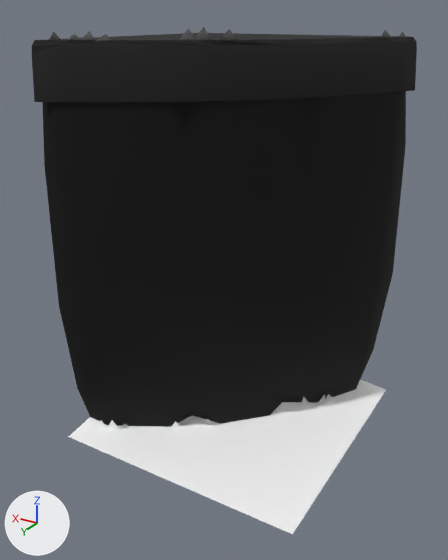
Before and after pictures for a commit that changed the glTF model web/public/assets/acnh/cliff/2-b-0.glb.
Before and after are seen from a 50 mm lens placed at (-11.06, 19.49, 0.79), pointed at (0.19, 0.74, -8.59). Every picture has the same lights, and +X, +Y and +Z are marked at lower left. The first picture is the older version. Where no turn or scale is listed for an object, it has been applied to the vertices. Vertices at exactly the same position are counted once.

Script lines for the objects in view, before the commit:
```python
mat_mprocgrass = bpy.data.materials.new('mProcGrass')
mat_mprocgrass.use_nodes = True; mat_mprocgrass.node_tree.nodes.clear()
_N = mat_mprocgrass.node_tree.nodes; _L = mat_mprocgrass.node_tree.links
n0 = _N.new('ShaderNodeBsdfPrincipled'); n0.name = 'Principled BSDF'
n0.inputs[2].default_value = 0.9  # 'Roughness'
n1 = _N.new('ShaderNodeOutputMaterial'); n1.name = 'Material Output'
n2 = _N.new('ShaderNodeVertexColor'); n2.name = 'Color Attribute'
_L.new(n0.outputs[0], n1.inputs[0])  # 'BSDF' to 'Surface'
_L.new(n2.outputs[0], n0.inputs[0])  # 'Color' to 'Base Color'
me_grassop_1__mgrasscliffxlu_mesh = bpy.data.meshes.new('GrassOP_1__mGrassCliffXlu-mesh')
me_grassop_1__mgrasscliffxlu_mesh.from_pydata(...)  # 40 vertices, 48 faces; spans x -4.73..5.0, y -5.0..4.73, z -1.88..0.0
me_grassop_1__mgrasscliffxlu_mesh.materials.append(mat_mgrasscliffxlu)
me_grasst__mgrass_mesh = bpy.data.meshes.new('GrassT__mGrass-mesh')
me_grasst__mgrass_mesh.from_pydata(...)  # 41 vertices, 58 faces; spans x -4.61..5.0, y -5.0..4.61, z -0.39..0.0
me_grasst__mgrass_mesh.materials.append(mat_mgrass_001)
me_pgrassba__mprocgrass_mesh = bpy.data.meshes.new('PGrassBA__mProcGrass-mesh')
me_pgrassba__mprocgrass_mesh.from_pydata(...)  # 54 vertices, 18 faces; spans x -4.3..4.8, y -4.7..4.0, z -15.0..0.4
me_pgrassba__mprocgrass_mesh.materials.append(mat_mprocgrass)
ob_grassop_1__mgrasscliffxlu = bpy.data.objects.new('GrassOP_1__mGrassCliffXlu', me_grassop_1__mgrasscliffxlu_mesh)
ob_grassop_1__mgrasscliffxlu.location = (0.0, 0.0, 0.0)
ob_grasst__mgrass = bpy.data.objects.new('GrassT__mGrass', me_grasst__mgrass_mesh)
ob_grasst__mgrass.location = (0.0, 0.0, 0.0)
ob_pgrassba__mprocgrass = bpy.data.objects.new('PGrassBA__mProcGrass', me_pgrassba__mprocgrass_mesh)
ob_pgrassba__mprocgrass.location = (0.0, 0.0, 0.0)
# also in view: 'CliffThin__mCliff' at (0.16, -0.16, -7.67); 'GrassB_1__mGrass' at (0.0, 0.0, -14.84)
```
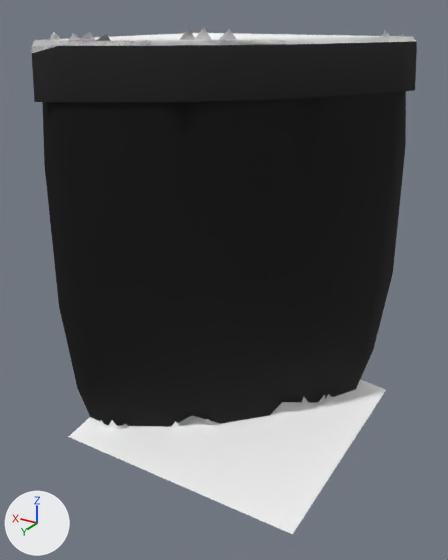
Pixel boxes [x1, y1, x2, y2] of what changed, in the pictures (448 x 560 px):
```json
{"object": "GrassT__mGrass", "change": "recoloured", "before": [32, 33, 416, 53], "after": [32, 33, 416, 53], "on screen": "lighter"}
{"object": "PGrassBA__mProcGrass", "change": "recoloured", "before": [49, 27, 405, 41], "after": [49, 27, 405, 41]}
```

Edits to the scene script, one JSON object a line:
```json
{"block": "mat_mprocgrass", "where": "n0 = _N.new('ShaderNodeBsdfPrincipled'); n0.name = 'Principled BSDF'"}
{"op": "add", "block": "mat_mprocgrass", "code": "n0.inputs[0].default_value = (1.0, 1.0, 1.0, 1.0)  # 'Base Color', white #ffffff"}
{"op": "remove", "block": "mat_mprocgrass", "code": "n2 = _N.new('ShaderNodeVertexColor'); n2.name = 'Color Attribute'"}
{"op": "remove", "block": "mat_mprocgrass", "code": "_L.new(n2.outputs[0], n0.inputs[0])  # 'Color' to 'Base Color'"}
{"block": "me_grasst__mgrass_mesh", "where": "me_grasst__mgrass_mesh.from_pydata(...)  # 41 vertices, 58 faces; spans x -4.61..5.0, y -5.0..4.61, z -0.39..0.0"}
{"op": "remove", "block": "me_grasst__mgrass_mesh", "code": "me_grasst__mgrass_mesh.materials.append(mat_mgrass_001)"}
{"op": "add", "block": "me_grasst__mgrass_mesh", "code": "me_grasst__mgrass_mesh.materials.append(mat_mgrass)  # white #ffffff"}
{"block": "me_pgrassba__mprocgrass_mesh", "where": "me_pgrassba__mprocgrass_mesh.from_pydata(...)  # 54 vertices, 18 faces; spans x -4.3..4.8, y -4.7..4.0, z -15.0..0.4"}
{"block": "me_pgrassba__mprocgrass_mesh", "where": "# used by ob_pgrassba__mprocgrass; location = (0.0, 0.0, 0.0)"}
{"block": "me_pgrassba__mprocgrass_mesh", "change": "me_pgrassba__mprocgrass_mesh part 1: vertex colours changed"}
```
